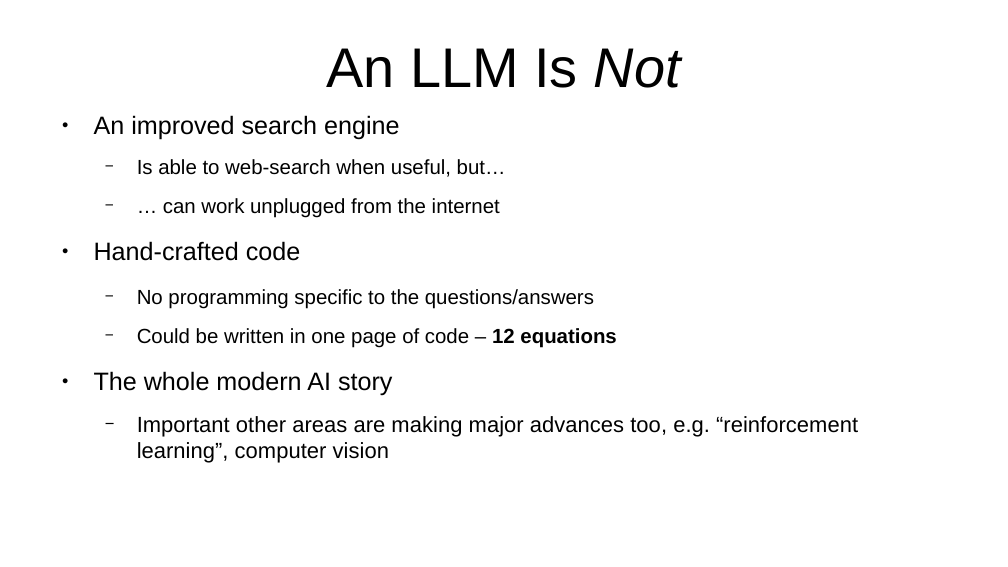
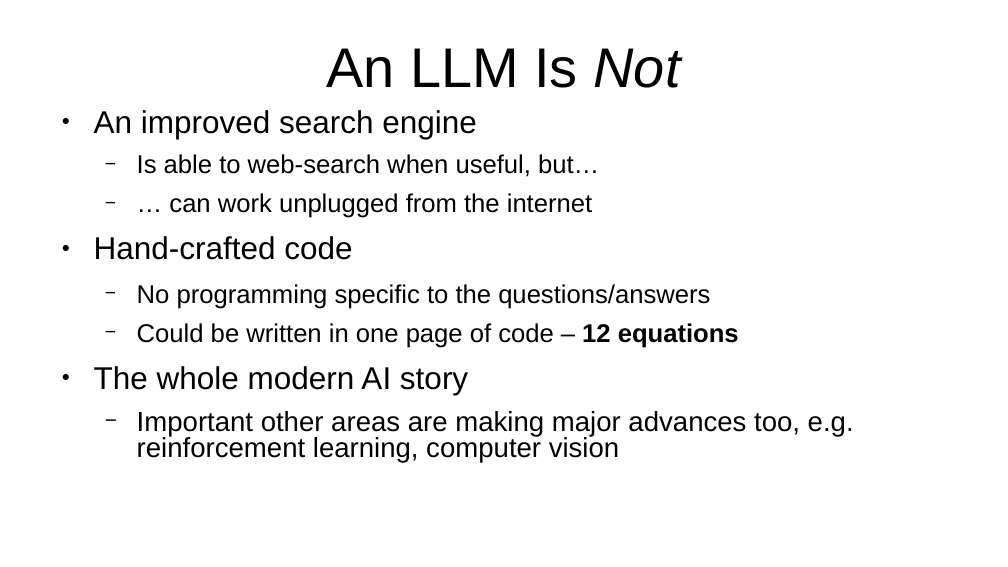
Before and after one commit to ClintStaley/AITalks, a slide deck: slide 9 of UATX/FullPreso2026.pptx (slide 7 before the commit). Drawn at 1008x567 pixels with LibreOffice and Linux fonts; fonts in the diff are those of the drawing. Boxes give left, top, right and bottom in pixels: in the first picture for what was removed or moved away, otherwise in the second. Text is boxed around its words. In the diff, an @@ line names an element or a change of style, - is before the commit and + after.

```diff
--- a/UATX/FullPreso2026.pptx
+++ b/UATX/FullPreso2026.pptx
@@ text at <box>94,110,739,395</box>: size 19.8 to 24.8 pt in "An improved search engine", "Hand-crafted code", "The whole modern AI story"; size 16.1 to 20.1 pt in "Is able to web-search when useful, but…", "… can work unplugged from the internet", "No programming specific to the questions/answers", "Could be written in one page of ..."; line spacing 1 to 0.8 @@
@@ text at <box>137,411,854,463</box>: text changed; size 17.4 to 21.7 pt @@
-  − Important other areas are making major advances too, e.g. “reinforcement learning”, computer vision
+  − Important other areas are making major advances too, e.g. reinforcement learning, computer vision
```
Also in this commit, not shown: 18 other slides changed, 2 slides added, 45 other files.
